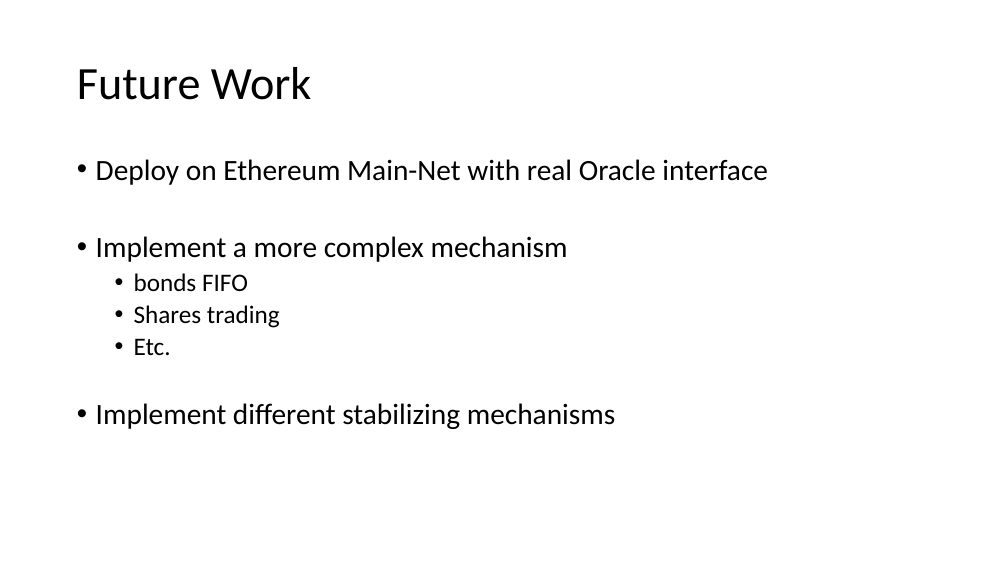
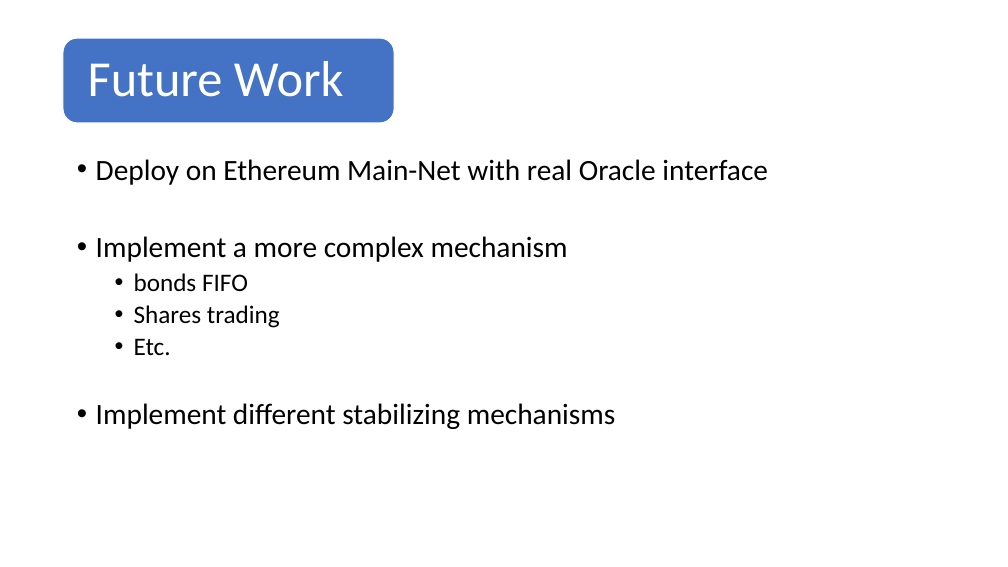
Before and after one commit to Ugadot/StableCoin, a slide deck: slide 11 of BaseCoin_Presentation.pptx. Drawn at 1008x567 pixels with LibreOffice and Linux fonts; fonts in the diff are those of the drawing. Boxes give left, top, right and bottom in pixels: in the first picture for what was removed or moved away, otherwise in the second. Text is boxed around its words. In the diff, an @@ line names an element or a change of style, - is before the commit and + after.

```diff
--- a/BaseCoin_Presentation.pptx
+++ b/BaseCoin_Presentation.pptx
@@ rounded rectangle added at [63, 38, 394, 123], fill #4472C4, outline #FFFFFF 1 pt @@
@@ text "Future Work": place and size @@
-text "Future Work" at [77, 67, 312, 100]
+text "Future Work" at [88, 61, 344, 97]
@@ text "Future Work" at [88, 61, 344, 97]: size 44 to 48 pt, text colour #000000 to #FFFFFF; more space between paragraphs @@
```
Also in this commit, not shown: 11 other slides changed.
